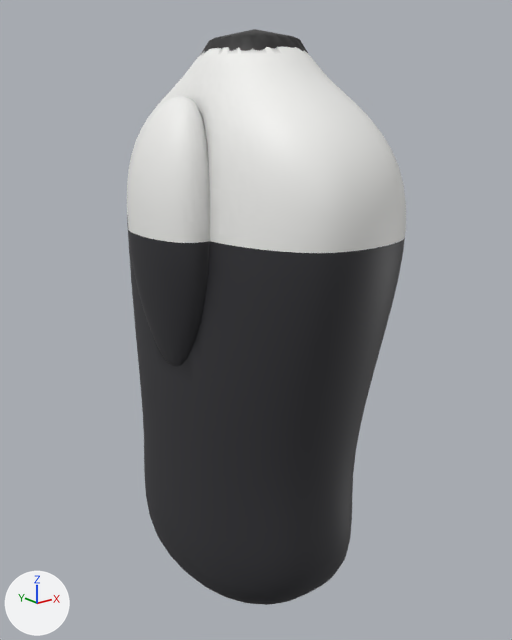
What one commit did to the glTF model blender/rider_torso.glb.
The view is the same before and after, from a camera (50 mm lens) standing at (-0.473, -0.615, 0.506) and looking at (0.008, -0.013, 0.265). The lights are fixed; the arrows at lower left show +X, +Y and +Z. The older version comes first. Vertices at exactly the same position are counted once.

Objects in the first picture: 'rd_collar', 'rd_hump', 'rd_hump_yoke', 'rd_torso', 'rd_yoke'.
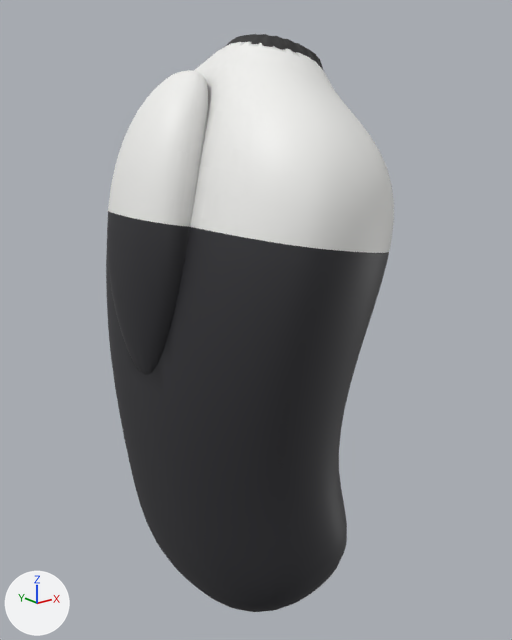
What the commit changed:
me_collar_008 is used by ob_rd_collar; location (0.0, 0.0, 0.0).
me_collar_008 had 122 vertices, 240 faces and spanned x -0.0335..0.0645, y -0.0579..0.0579, z 0.5264..0.5736.
me_collar_008 now has 122 vertices, 240 faces and spans x -0.0068..0.0875, y -0.0579..0.0579, z 0.5149..0.5682.
me_collar_008 part 1: the whole mesh is multiplied about its middle by the matrix ((0.96, 0.0, 0.326), (0.0, 1.0, 0.0), (-0.326, 0.0, 0.96)), then moved by (0.0249, 0.0, -0.0081).
me_hump_008 is used by ob_rd_hump; location (0.0, 0.0, 0.0).
me_hump_008 had 609 vertices, 1152 faces and spanned x -0.125..-0.07, y -0.062..0.062, z 0.223..0.375.
me_hump_008 now has 609 vertices, 1152 faces and spans x -0.151..-0.092, y -0.062..0.062, z 0.221..0.398.
me_hump_008 part 2: 609 of 609 vertices moved; they spanned x -0.125..-0.07, y -0.062..0.062, z 0.223..0.375 and now span x -0.151..-0.092, y -0.062..0.062, z 0.221..0.398; mean shift (-0.031, 0.0, 0.009).
me_hump_yoke_001 is used by ob_rd_hump_yoke; location (0.0, 0.0, 0.0).
me_hump_yoke_001 had 673 vertices, 1280 faces and spanned x -0.1251..-0.0657, y -0.0615..0.0615, z 0.375..0.5086.
me_hump_yoke_001 now has 673 vertices, 1280 faces and spans x -0.1469..-0.055, y -0.0615..0.0615, z 0.3885..0.5319.
me_hump_yoke_001 part 3: 673 of 673 vertices moved; they spanned x -0.1251..-0.0657, y -0.0615..0.0615, z 0.375..0.5086 and now span x -0.1469..-0.055, y -0.0615..0.0615, z 0.3885..0.5319; mean shift (-0.0018, 0.0, 0.0232).
me_torso_008 is used by ob_rd_torso; location (0.0, 0.0, 0.0).
me_torso_008 had 1873 vertices, 3648 faces and spanned x -0.101..0.124, y -0.182..0.182, z -0.059..0.375.
me_torso_008 now has 1873 vertices, 3648 faces and spans x -0.133..0.101, y -0.182..0.182, z -0.066..0.392.
me_torso_008 part 4: 1871 of 1873 vertices moved; they spanned x -0.101..0.124, y -0.182..0.182, z -0.059..0.375 and now span x -0.133..0.101, y -0.182..0.182, z -0.066..0.392; mean shift (-0.016, 0.0, -0.001); largest move (-0.098, 0.0, 0.22) -> (-0.133, 0.0, 0.218).
me_yoke_003 is used by ob_rd_yoke; location (0.0, 0.0, 0.0).
me_yoke_003 had 1585 vertices, 3072 faces and spanned x -0.09..0.124, y -0.183..0.183, z 0.375..0.564.
me_yoke_003 now has 1585 vertices, 3072 faces and spans x -0.112..0.103, y -0.183..0.183, z 0.355..0.562.
me_yoke_003 part 5: 1585 of 1585 vertices moved; they spanned x -0.09..0.124, y -0.183..0.183, z 0.375..0.564 and now span x -0.112..0.103, y -0.183..0.183, z 0.355..0.562; mean shift (0.005, 0.0, -0.005).

What differs and where, as boxes (x1, y1, x2, y2) in the pictures (512 x 640 px):
'rd_torso', reshaped
    before: (127, 215, 405, 605)
    after: (106, 227, 389, 612)
'rd_yoke', reshaped
    before: (127, 46, 406, 253)
    after: (190, 42, 394, 253)
'rd_hump_yoke', reshaped (20% wider, 6% taller)
    before: (127, 95, 210, 243)
    after: (108, 70, 208, 227)
'rd_hump', reshaped (20% taller)
    before: (128, 230, 210, 366)
    after: (107, 211, 190, 375)
'rd_collar', reshaped
    before: (201, 29, 308, 54)
    after: (223, 34, 324, 71)
